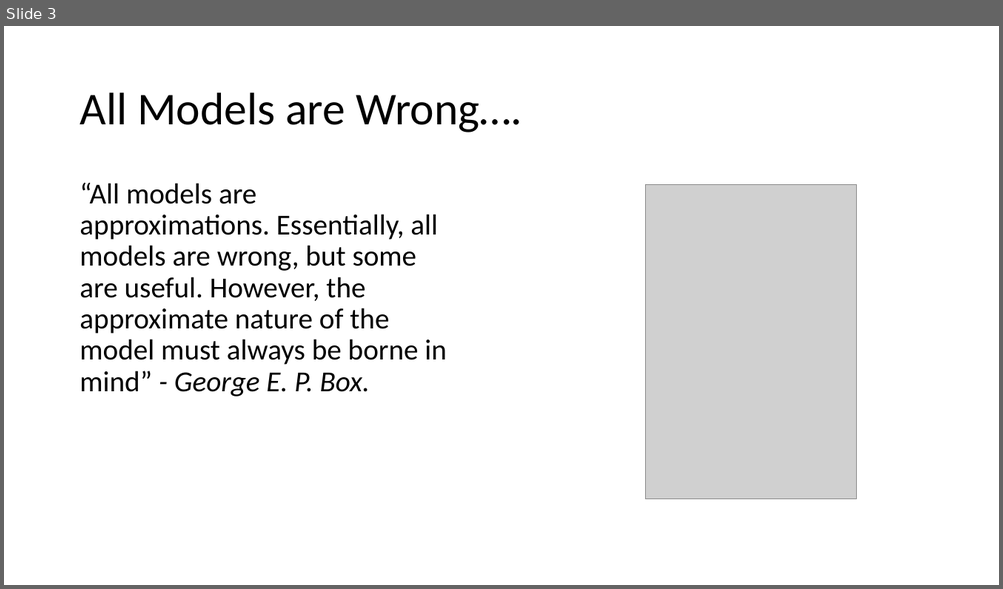
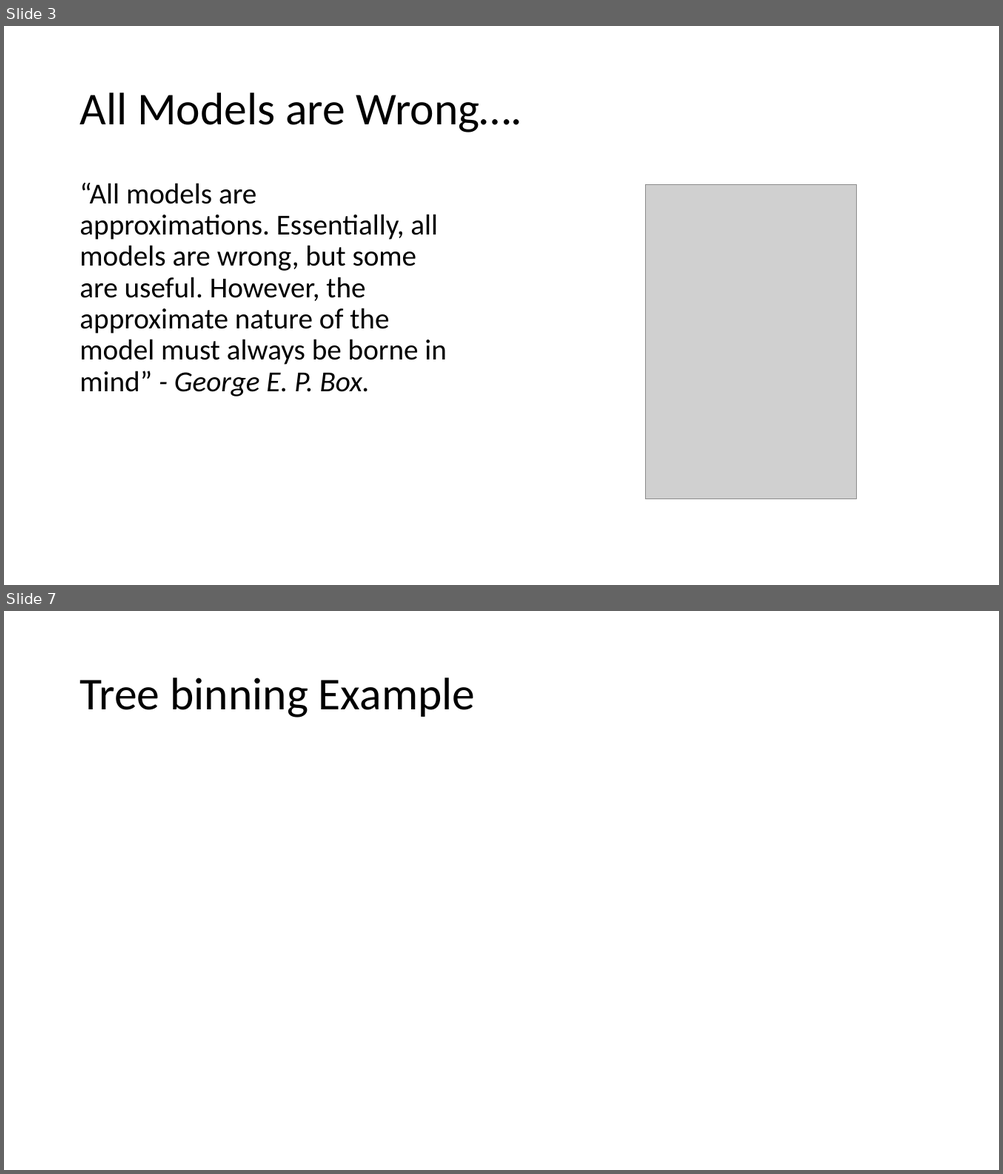
Before and after one commit to oli5679/WeightOfEvidenceDemo, a slide deck: Presentation.pptx. Shown one above the other, each under a label of ours: slide 3 before the commit, slides 3 and 7 after it; the slides between them are not shown. The pictures are 1003x589 and 1003x1174 pixels, drawn with LibreOffice and Linux fonts; fonts in the diff are those of the drawing; grey boxes stand for pictures. Boxes give left, top, right and bottom in pixels: in the first picture for what was removed or moved away, otherwise in the second. Text is boxed around its words. In the diff, an @@ line names an element or a change of style, - is before the commit and + after.

```diff
--- a/Presentation.pptx
+++ b/Presentation.pptx
@@ slide 7 added at (x1=4, y1=611, x2=999, y2=1170), background #FFFFFF @@
@@ title added at (x1=79, y1=678, x2=475, y2=718), 44 pt, text #000000 @@
+Tree binning Example
```
Also in this commit, not shown: 4 slides changed, 2 other slides added, 2 slides removed, 5 other files.
